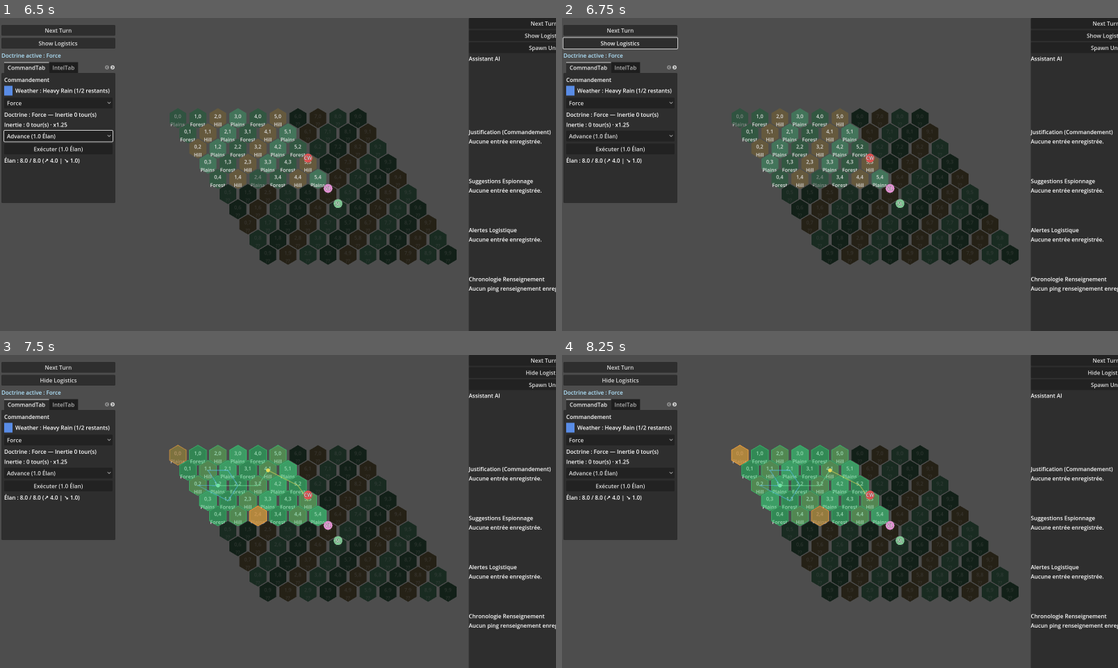
Above: before the commit, frames 1-4 (two rows, left to right).
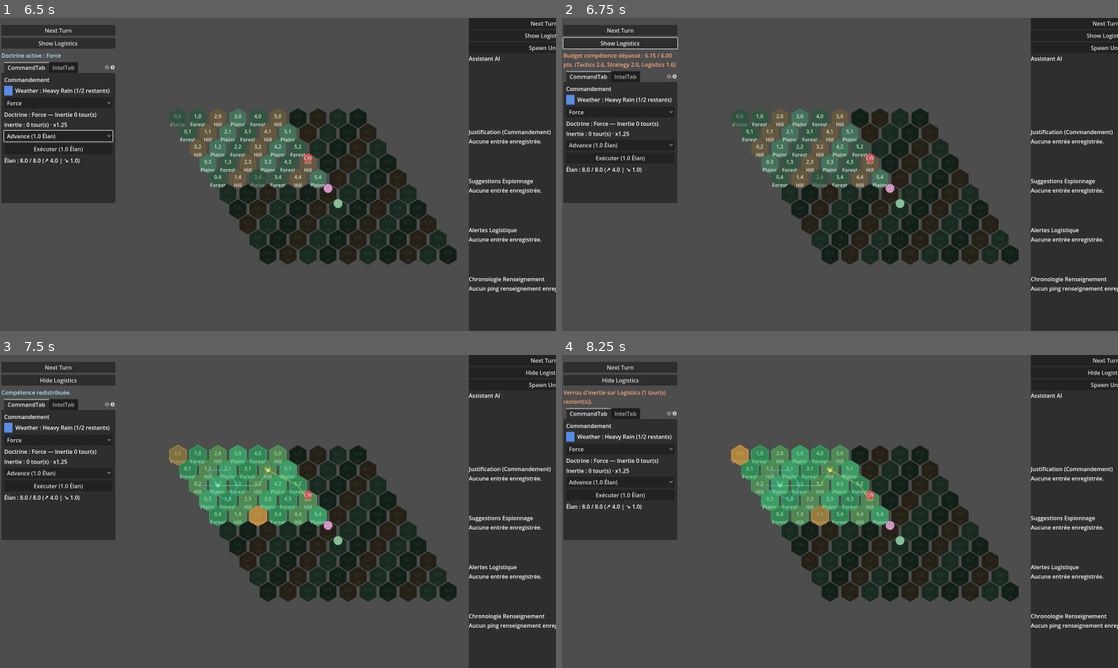
Above: after the commit, the same moments.

Repository: Pierlab/weave-of-war
Game: Godot game, scene res://scenes/main.tscn
Two runs of this game, one before a commit and one after it. Both use one fixed random seed, a clock stepped at 60 frames per second and the inputs below.
Inputs:
- Up to frame 1 (6.5 s): click "Next Turn" at 0.5 s; click "Next Turn" at 1.25 s; click "Show Logistics" at 2 s; click "Hide Logistics" at 2.75 s; click "Force" at 3.5 s; click "Spawn Unit" at 4.25 s; click "Advance (1.0 Élan)" at 5 s; click "Exécuter (1.0 Élan)" at 5.75 s
- Up to frame 2 (6.75 s): hold D from 6.53 s (still down); hold Left (competence_decrease) from 6.53 s (still down)
- Up to frame 3 (7.5 s): tap Enter at 7.25 s; release D at 7.28 s; release Left (competence_decrease) at 7.28 s; hold A from 7.28 s (still down); tap 3 (competence_focus_logistics) at 7.35 s
- Up to frame 4 (8.25 s): tap Space at 8 s; release A at 8.03 s; hold D from 8.03 s (still down); hold 2 (competence_focus_strategy) from 8.03 s (still down)

Frame 1 is identical in both runs. In frame 2, 2.2% of the frame differs, in the area x 0-21%, y 11-50%; in frame 3, 0.1%; in frame 4, 2.1%.
Error before the commit: Invalid call. Nonexistent 'float' constructor. (res://scripts/ui/hud_manager.gd:1225)

Commit message:
Harden competence HUD errors and overlay registration

Diff:
--- a/scripts/ui/hud_manager.gd
+++ b/scripts/ui/hud_manager.gd
@@ -1218,13 +1218,19 @@
             _focus_competence_slider(category)
         "delta_exceeds_cap":
             var category_delta := str(payload.get("category", ""))
-            var max_delta := float(payload.get("max_delta", 0.0))
+            var max_delta := _safe_to_float(payload.get("max_delta", 0.0))
             message = "Delta maximal dépassé pour %s (≤ %.2f pts/ tour)." % [_competence_display_name(category_delta), max_delta]
             _focus_competence_slider(category_delta)
         "over_budget":
-            var requested := float(payload.get("requested", 0.0))
-            var budget := float(payload.get("budget", 0.0))
-            message = "Budget compétence dépassé : %.2f / %.2f pts." % [requested, budget]
+            var requested_variant: Variant = payload.get("requested", 0.0)
+            var requested_total := _sum_competence_allocations(requested_variant)
+            var budget := _safe_to_float(payload.get("budget", 0.0))
+            var breakdown := ""
+            if requested_variant is Dictionary:
+                breakdown = _format_competence_cost(requested_variant)
+            message = "Budget compétence dépassé : %.2f / %.2f pts." % [requested_total, budget]
+            if not breakdown.is_empty():
+                message += " (%s)" % breakdown
         _:
             message = "Réallocation compétence refusée (%s)." % reason
     _set_feedback(message, false)
@@ -1749,12 +1755,35 @@
         return ""
     var parts: Array[String] = []
     for category in costs.keys():
-        var amount: float = float(costs.get(category, 0.0))
+        var amount := _safe_to_float(costs.get(category, 0.0))
         if amount <= 0.0:
             continue
         parts.append("%s %.1f" % [String(category).capitalize(), amount])
     return ", ".join(parts)
 
+func _sum_competence_allocations(value: Variant) -> float:
+    if value is Dictionary:
+        var total := 0.0
+        var allocations: Dictionary = value as Dictionary
+        for allocation in allocations.values():
+            total += _safe_to_float(allocation)
+        return total
+    return _safe_to_float(value)
+
+static func _safe_to_float(value: Variant, fallback: float = 0.0) -> float:
+    match typeof(value):
+        TYPE_FLOAT, TYPE_INT:
+            return float(value)
+        TYPE_BOOL:
+            return 1.0 if value else 0.0
+        TYPE_STRING:
+            var text := String(value)
+            if text.is_empty():
+                return fallback
+            return text.to_float()
+        _:
+            return fallback
+
 func _stop_feedback_stream() -> void:
     _pending_feedback_pitches.clear()
     _feedback_flush_scheduled = false
@@ -1764,7 +1793,16 @@
         feedback_player.stop()
     if _feedback_playback and is_instance_valid(_feedback_playback):
         _feedback_playback.stop()
-        if not _feedback_playback.is_active():
+        var allow_clear := true
+        if _feedback_playback.has_method("is_active"):
+            allow_clear = not _feedback_playback.is_active()
+        elif _feedback_playback.has_method("is_playing"):
+            allow_clear = not _feedback_playback.is_playing()
+        else:
+            var active_property := _feedback_playback.get("active")
+            if active_property != null:
+                allow_clear = not bool(active_property)
+        if allow_clear and _feedback_playback.has_method("clear_buffer"):
             _feedback_playback.clear_buffer()
     _feedback_playback = null
 
Not shown, changed: CHANGELOG.md
Not shown, changed: README.md
Not shown, changed: context_snapshot.md
Not shown, changed: context_update.md
Not shown, changed: docs/agents/missions/vertical_slice_p0.md
